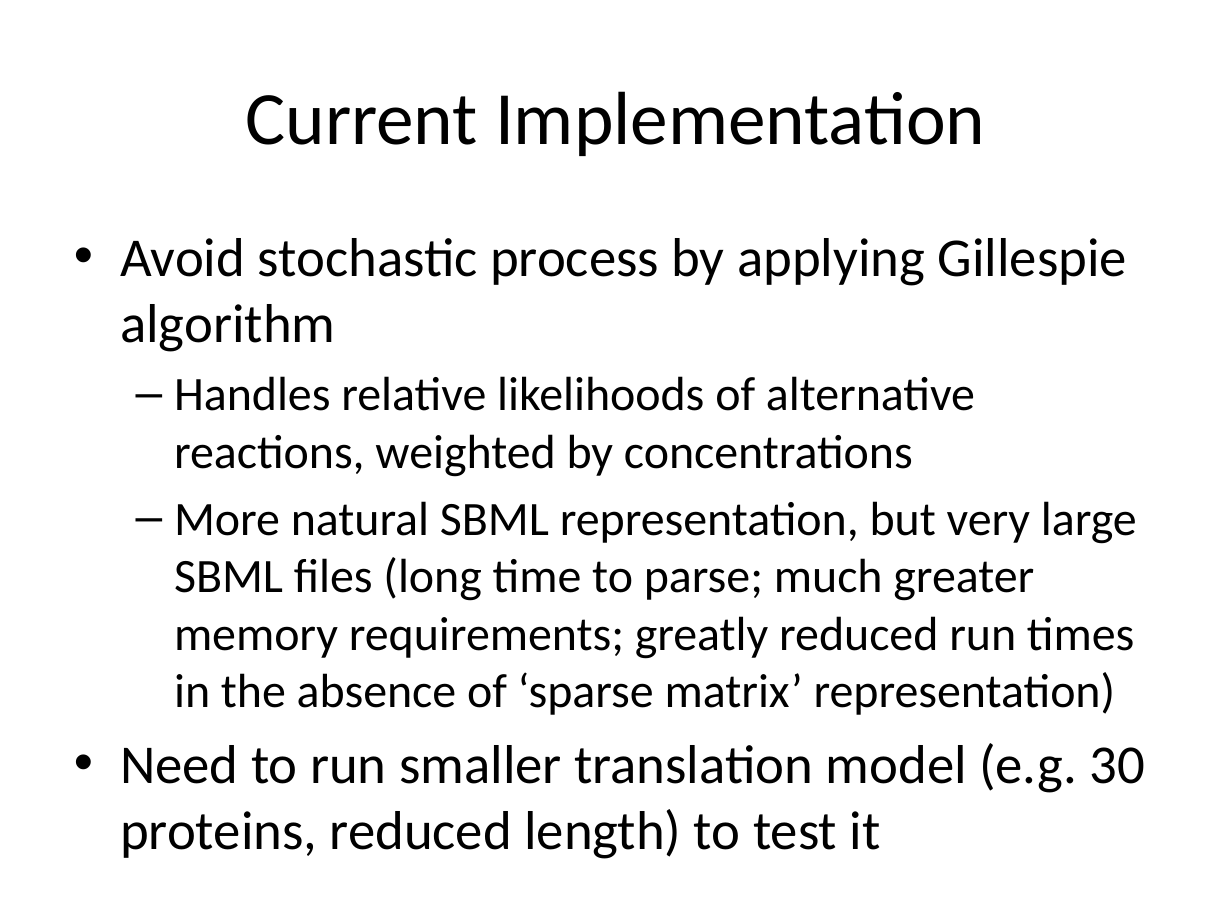
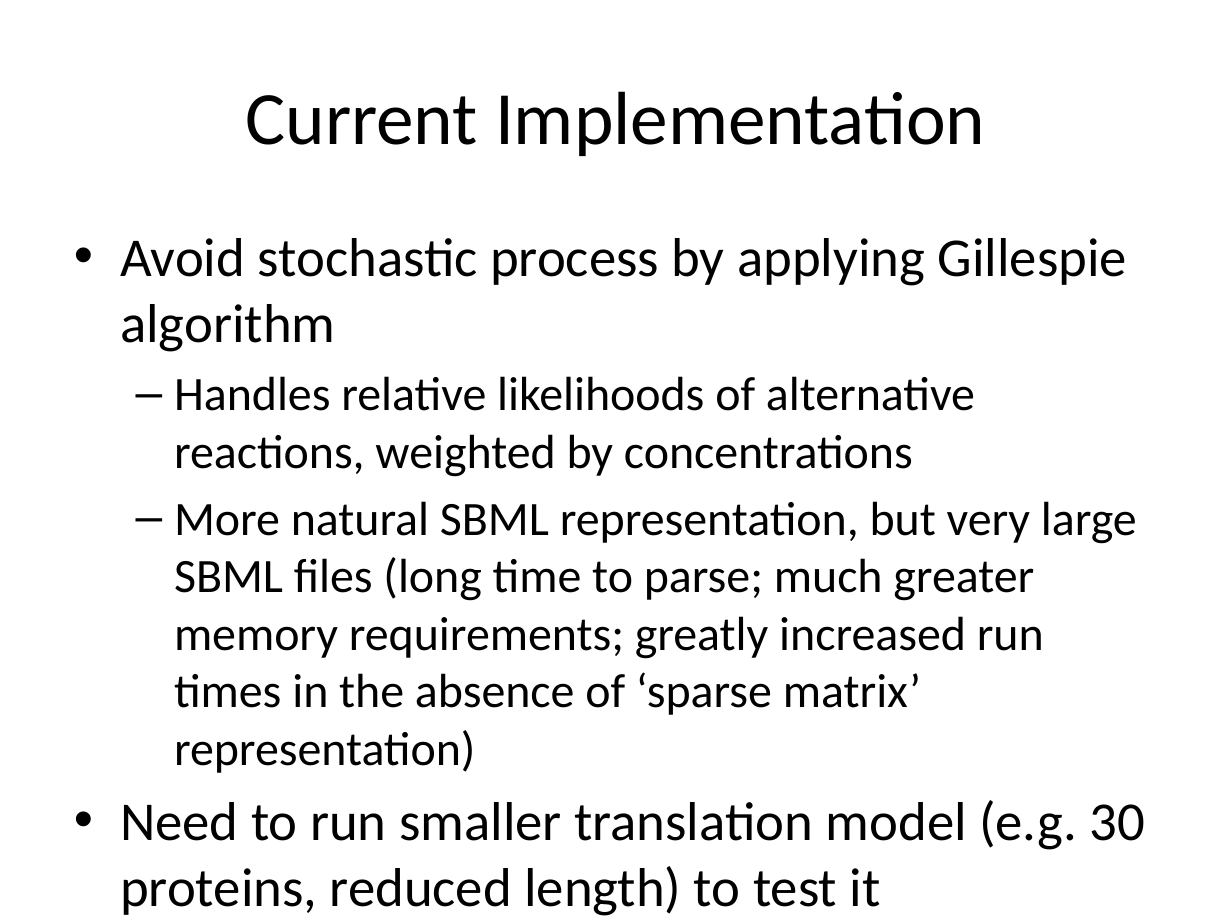
Before and after one commit to dagwa/wholecell-translation, a slide deck: slide 8 of translation_finalPres.pptx. Drawn at 1232x924 pixels with LibreOffice and Linux fonts; fonts in the diff are those of the drawing. Boxes give left, top, right and bottom in pixels: in the first picture for what was removed or moved away, otherwise in the second. Text is boxed around its words. In the diff, an @@ line names an element or a change of style, - is before the commit and + after.

Commit message:
Further updates of README
Completed README file to accompany our modules. Fixed a typo in the
presentation regarding model runtimes.

```diff
--- a/translation_finalPres.pptx
+++ b/translation_finalPres.pptx
@@ text at [174,501,1137,773]: text changed @@
-  – More natural SBML representation, but very large SBML files (long time to parse; much greater memory requirements; greatly reduced run times in the absence of ‘sparse matrix’ representation)
+  – More natural SBML representation, but very large SBML files (long time to parse; much greater memory requirements; greatly increased run times in the absence of ‘sparse matrix’ representation)
```
Also in this commit, not shown: 1 other file.
